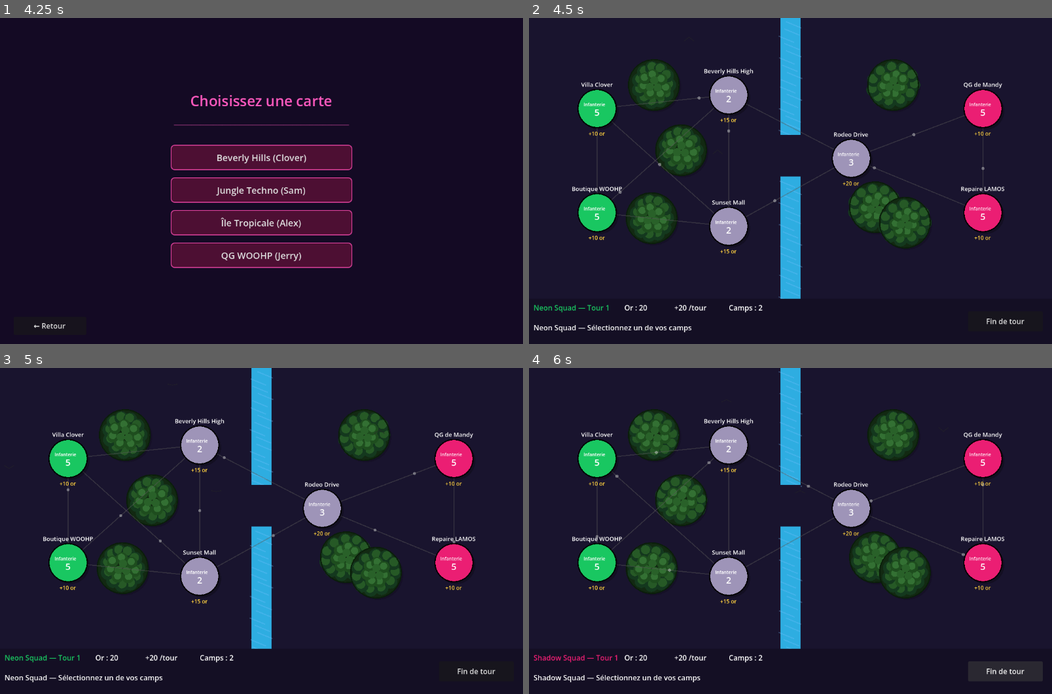
Above: before the commit, frames 1-4 (two rows, left to right).
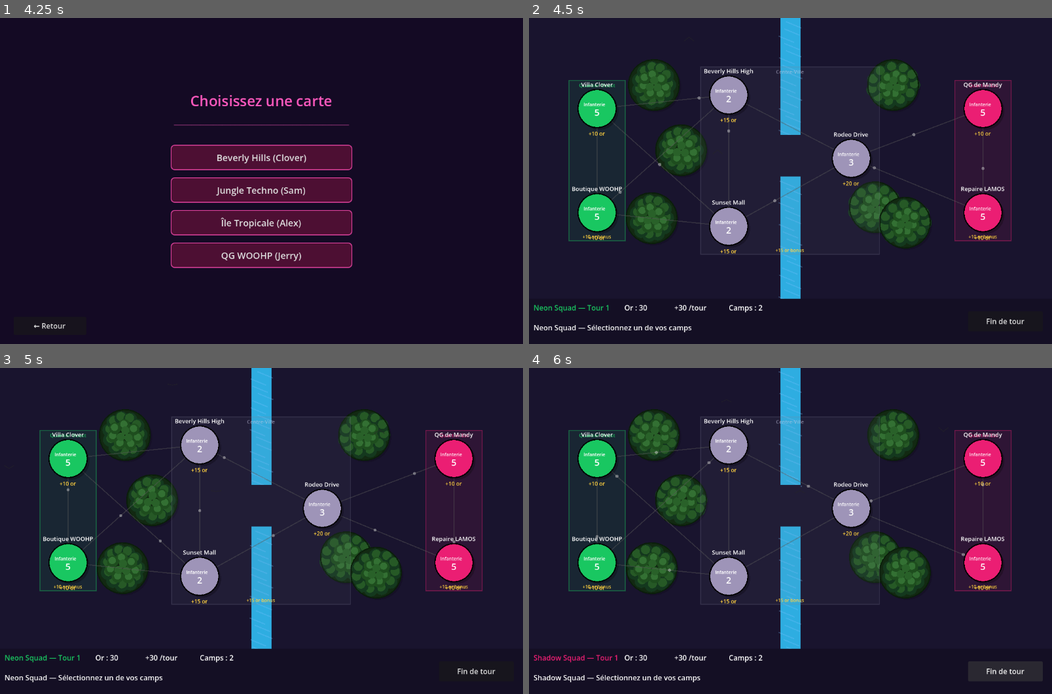
Above: after the commit, the same moments.

Repository: haninitz/2PROJ
Game: Godot game, scene res://scenes/Main.tscn
Same seed, same stepped clock (60 frames per second), same inputs: the game is played once before the commit and once after it.
Inputs:
- Up to frame 1 (4.25 s): click "JOUER" at 0.5 s; click "Fin de tour" at 1.25 s; click "2 Joueurs" at 2 s; click "Neon Squad" at 2.75 s; click "Shadow Squad" at 3.5 s
- Up to frame 2 (4.5 s): click "Beverly Hills (Clover)" at 4.25 s
- Up to frame 3 (5 s): no input
- Up to frame 4 (6 s): click "Fin de tour" at 5 s; click "Fin de tour" at 5.75 s

Frame 1 is identical in both runs. In frame 2, 1.0% of the frame differs, in the area x 7-93%, y 14-90%; in frame 3, 1.0%; in frame 4, 1.1%.

Commit message:
Ajout des régions sur les cartes avec bonus de revenus
Chaque carte est divisée en 3 régions. Posséder tous les camps d'une
région rapporte un bonus d'or par tour. Les régions sont visibles sur
la carte avec un contour coloré selon le propriétaire.

Diff:
--- a/scripts/Main.gd
+++ b/scripts/Main.gd
@@ -19,6 +19,7 @@
 var bridge_h:   int   = 0
 var has_water:  bool  = false
 var land_zones: Array = []
+var regions:       Array = []
 var map_chosen:    bool   = false
 var ai_mode:       bool   = false
 var ai_difficulty: String = ""
@@ -67,6 +68,7 @@
 	bridge_h   = map["bridge_h"]
 	has_water  = map["has_water"]
 	land_zones = map["land_zones"]
+	regions    = map["regions"]
 
 	camps = []
 	for data in map["camps"]:
@@ -82,6 +84,9 @@
 			if camp.owner == current_player:
 				income += camp.income
 				camps_owned += 1
+		for region in regions:
+			if _region_owner(region) == current_player:
+				income += region["bonus"]
 		var selected_unit = ""
 		if selected_idx != -1:
 			selected_unit = UnitDefs.TYPES[camps[selected_idx].unit_type]["label"]
@@ -94,7 +99,7 @@
 		return
 	_renderer.draw(self, font, camps, selected_idx,
 		forests, river_x, bridge_y, bridge_h,
-		has_water, land_zones, game_over, winner)
+		has_water, land_zones, regions, game_over, winner)
 
 # ── Entrées ──────────────────────────────────────────────────────────────────
 func _unhandled_input(event: InputEvent) -> void:
@@ -220,6 +225,16 @@
 	for camp in camps:
 		if camp.owner == p:
 			player.gold += camp.income
+	for region in regions:
+		if _region_owner(region) == p:
+			player.gold += region["bonus"]
+
+func _region_owner(region: Dictionary) -> int:
+	var owner = camps[region["camps"][0]].owner
+	for idx in region["camps"]:
+		if camps[idx].owner != owner:
+			return -1
+	return owner
 
 func _on_turn_confirmed() -> void:
 	pass
--- a/scripts/MapDefs.gd
+++ b/scripts/MapDefs.gd
@@ -23,7 +23,12 @@
 		],
 		"river_x": 576,
 		"bridge_y": 258,
-		"bridge_h": 92
+		"bridge_h": 92,
+		"regions": [
+			{"name": "Quartier Ouest", "camps": [0, 1],    "bonus": 10},
+			{"name": "Centre-Ville",   "camps": [2, 3, 4], "bonus": 15},
+			{"name": "Quartier Est",   "camps": [5, 6],    "bonus": 10},
+		]
 	},
 
 	# ── Carte 2 : La Jungle Techno de Sam ────────────────────────────────────
@@ -55,7 +60,12 @@
 		],
 		"river_x": -1,
 		"bridge_y": -1,
-		"bridge_h": 0
+		"bridge_h": 0,
+		"regions": [
+			{"name": "Secteur Ouest", "camps": [0, 1, 2], "bonus": 15},
+			{"name": "Cœur Techno",   "camps": [3],       "bonus": 10},
+			{"name": "Secteur Est",   "camps": [4, 5, 6], "bonus": 15},
+		]
 	},
 
 	# ── Carte 3 : L'Île d'Alex ────────────────────────────────────────────────
@@ -85,7 +95,12 @@
 		],
 		"river_x": -1,
 		"bridge_y": -1,
-		"bridge_h": 0
+		"bridge_h": 0,
+		"regions": [
+			{"name": "Île Ouest",      "camps": [0, 1], "bonus": 10},
+			{"name": "Îles Centrales", "camps": [2, 3], "bonus": 15},
+			{"name": "Île Est",        "camps": [4, 5], "bonus": 10},
+		]
 	},
 
 	# ── Carte 4 : Opération WOOHP — Le QG de Jerry ───────────────────────────
@@ -117,6 +132,11 @@
 		],
 		"river_x": -1,
 		"bridge_y": -1,
-		"bridge_h": 0
+		"bridge_h": 0,
+		"regions": [
+			{"name": "Aile WOOHP",   "camps": [0, 1, 2], "bonus": 15},
+			{"name": "Commandement", "camps": [3],        "bonus": 10},
+			{"name": "Aile LAMOS",   "camps": [4, 5, 6],  "bonus": 15},
+		]
 	}
 ]
--- a/scripts/Renderer.gd
+++ b/scripts/Renderer.gd
@@ -18,7 +18,7 @@
 
 func draw(canvas: Node2D, font: Font, camps: Array, selected_idx: int,
 		forests: Array, river_x: int, bridge_y: int, bridge_h: int,
-		has_water: bool, land_zones: Array,
+		has_water: bool, land_zones: Array, regions: Array,
 		game_over: bool, winner: String) -> void:
 
 	var t = Time.get_ticks_msec() / 1000.0
@@ -46,6 +46,8 @@
 	for fp in forests:
 		_draw_forest(canvas, fp, t)
 
+	_draw_regions(canvas, font, camps, regions)
+
 	_draw_birds(canvas, t)
 
 	canvas.draw_rect(Rect2(0, MAP_H, WIN_W, 100), C_PANEL)
@@ -228,3 +230,51 @@
 		0: return C_P1
 		1: return C_P2
 	return C_NEUTRAL
+
+# ── Régions ───────────────────────────────────────────────────────────────────
+func _region_owner(region: Dictionary, camps: Array) -> int:
+	var owner = camps[region["camps"][0]].owner
+	for idx in region["camps"]:
+		if camps[idx].owner != owner:
+			return -1
+	return owner
+
+func _draw_regions(canvas: Node2D, font: Font, camps: Array, regions: Array) -> void:
+	for region in regions:
+		var min_x = INF;  var max_x = -INF
+		var min_y = INF;  var max_y = -INF
+		for idx in region["camps"]:
+			var pos = camps[idx].pos
+			min_x = min(min_x, pos.x)
+			max_x = max(max_x, pos.x)
+			min_y = min(min_y, pos.y)
+			max_y = max(max_y, pos.y)
+
+		var pad  = 62.0
+		var rx   = min_x - pad
+		var ry   = min_y - pad
+		var rw   = max_x - min_x + pad * 2.0
+		var rh   = max_y - min_y + pad * 2.0
+		var rect = Rect2(rx, ry, rw, rh)
+
+		var owner = _region_owner(region, camps)
+		var fill_col   = Color(0.50, 0.50, 0.60, 0.08)
+		var border_col = Color(0.50, 0.50, 0.60, 0.22)
+		var text_col   = Color(0.80, 0.80, 0.90, 0.55)
+		if owner == 0:
+			fill_col   = Color(C_P1.r, C_P1.g, C_P1.b, 0.10)
+			border_col = Color(C_P1.r, C_P1.g, C_P1.b, 0.40)
+			text_col   = Color(C_P1.r, C_P1.g, C_P1.b, 0.85)
+		elif owner == 1:
+			fill_col   = Color(C_P2.r, C_P2.g, C_P2.b, 0.10)
+			border_col = Color(C_P2.r, C_P2.g, C_P2.b, 0.40)
+			text_col   = Color(C_P2.r, C_P2.g, C_P2.b, 0.85)
+
+		canvas.draw_rect(rect, fill_col)
+		canvas.draw_rect(rect, border_col, false, 2.0)
+
+		var cx = rx + rw / 2.0
+		canvas.draw_string(font, Vector2(cx - 90, ry + 15),
+			region["name"], HORIZONTAL_ALIGNMENT_CENTER, 180, 11, text_col)
+		canvas.draw_string(font, Vector2(cx - 60, ry + rh - 5),
+			"+%d or bonus" % region["bonus"], HORIZONTAL_ALIGNMENT_CENTER, 120, 10, C_GOLD)
